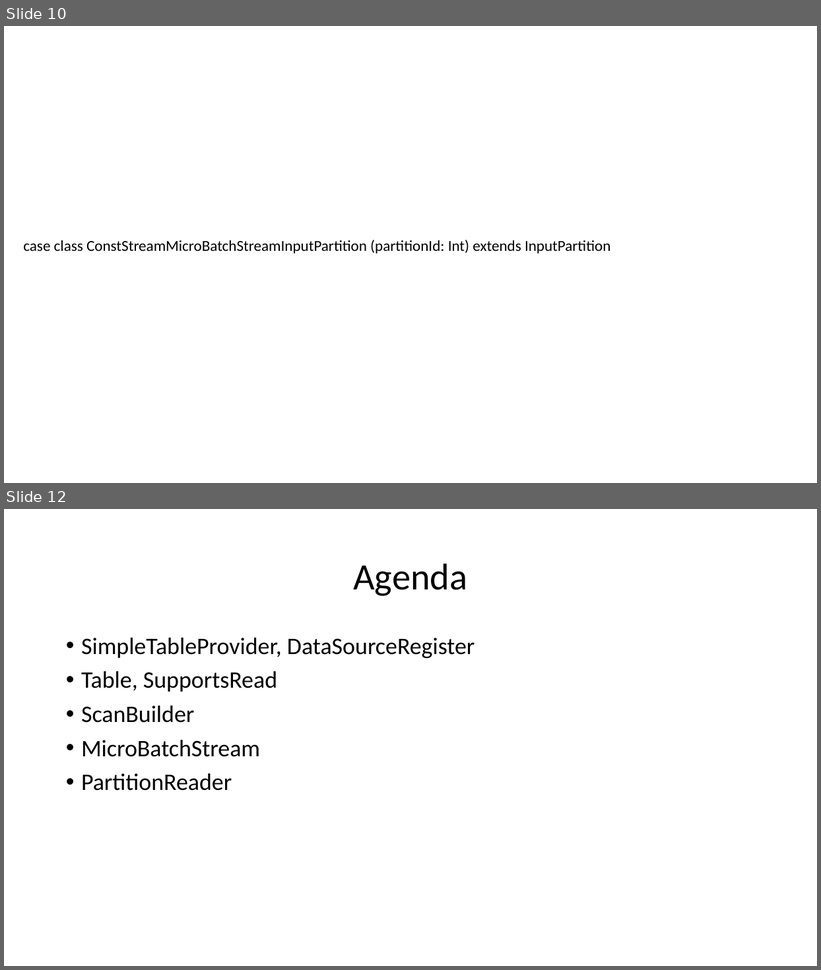
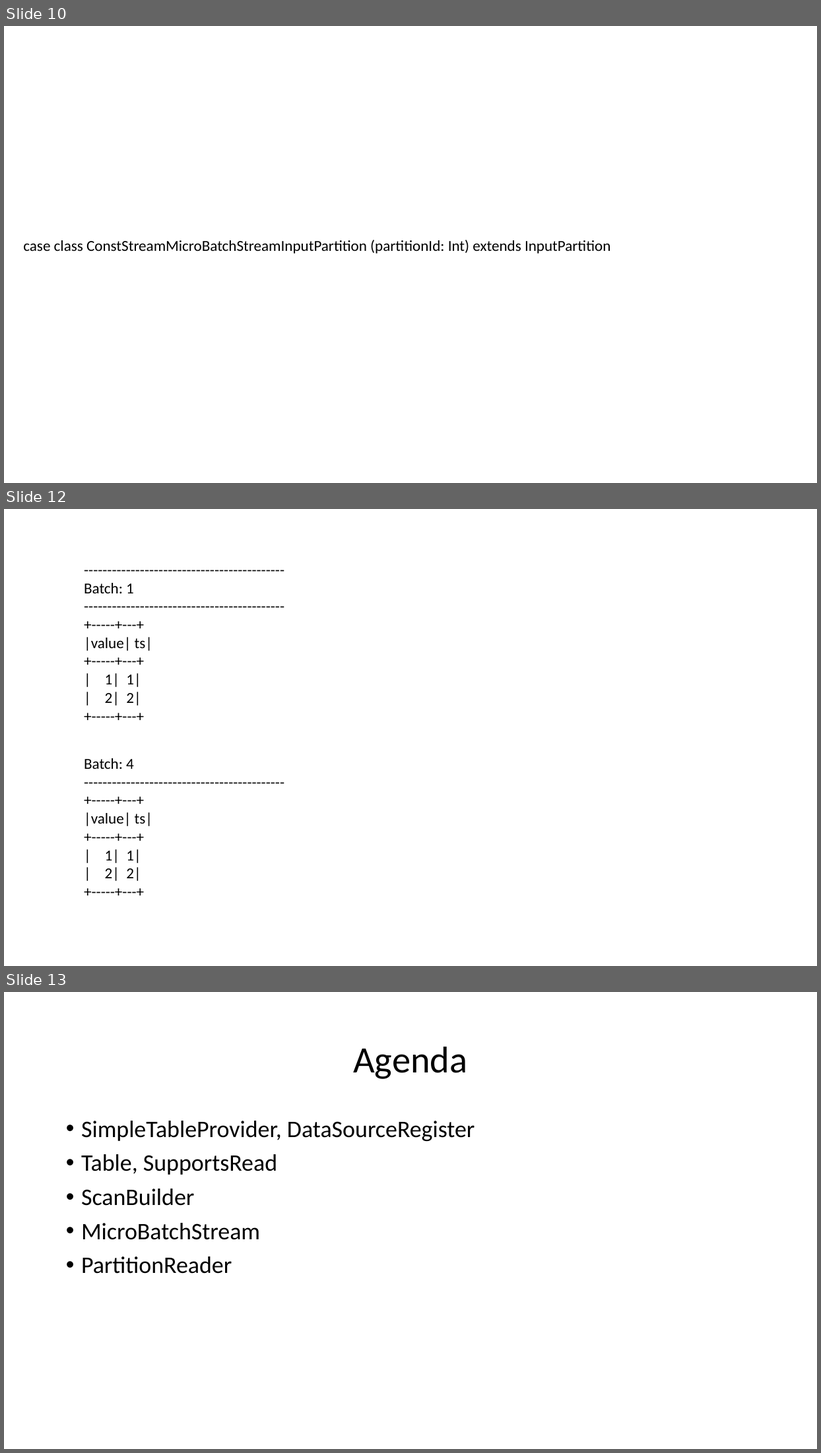
Before and after one commit to nkudinov/apache_spark_pptx, a slide deck: Spark_Custom_Stream_Sources_v2.pptx. Shown one above the other, each under a label of ours: slides 10 and 12 before the commit, slides 10, 12 and 13 after it; the slides between them are not shown. The pictures are 821x970 and 821x1453 pixels, drawn with LibreOffice and Linux fonts; fonts in the diff are those of the drawing. Boxes give left, top, right and bottom in pixels: in the first picture for what was removed or moved away, otherwise in the second. Text is boxed around its words. In the diff, an @@ line names an element or a change of style, - is before the commit and + after.

```diff
--- a/Spark_Custom_Stream_Sources_v2.pptx
+++ b/Spark_Custom_Stream_Sources_v2.pptx
@@ slide 12 added at <box>4,509,817,966</box>, background #FFFFFF @@
@@ text added at <box>84,583,152,706</box>, 18 pt, text #000000 @@
+-------------------------------------------
+Batch: 1
+-------------------------------------------
++-----+---+
+|value| ts|
++-----+---+
+| 1| 1|
+| 2| 2|
++-----+---+
@@ text added at <box>84,758,152,881</box>, 18 pt, text #000000 @@
+Batch: 4
+-------------------------------------------
++-----+---+
+|value| ts|
++-----+---+
+| 1| 1|
+| 2| 2|
++-----+---+
@@ what was slide 12 is now slide 13 @@
```
Also in this commit, not shown: 2 slides changed.
